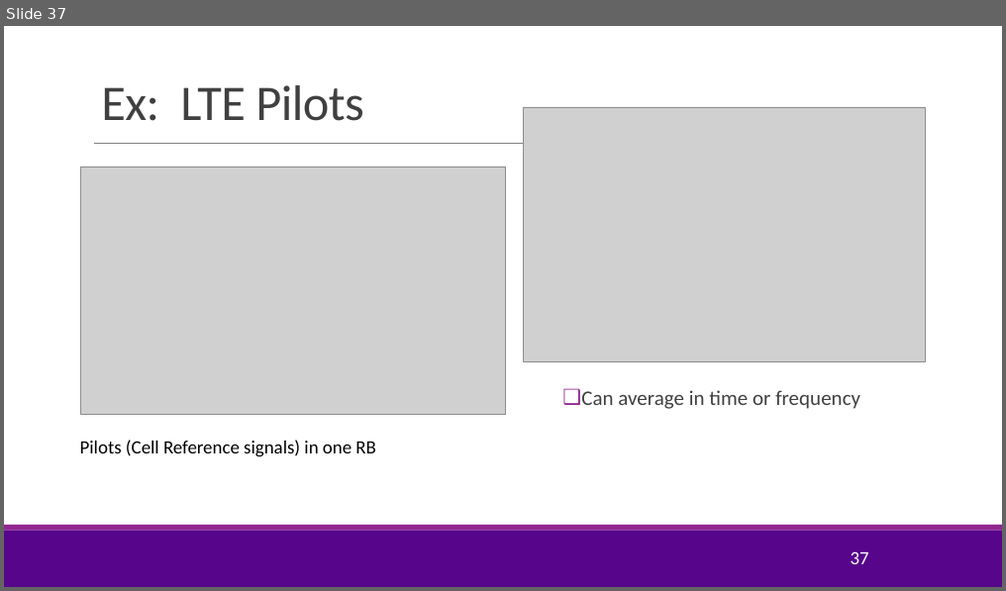
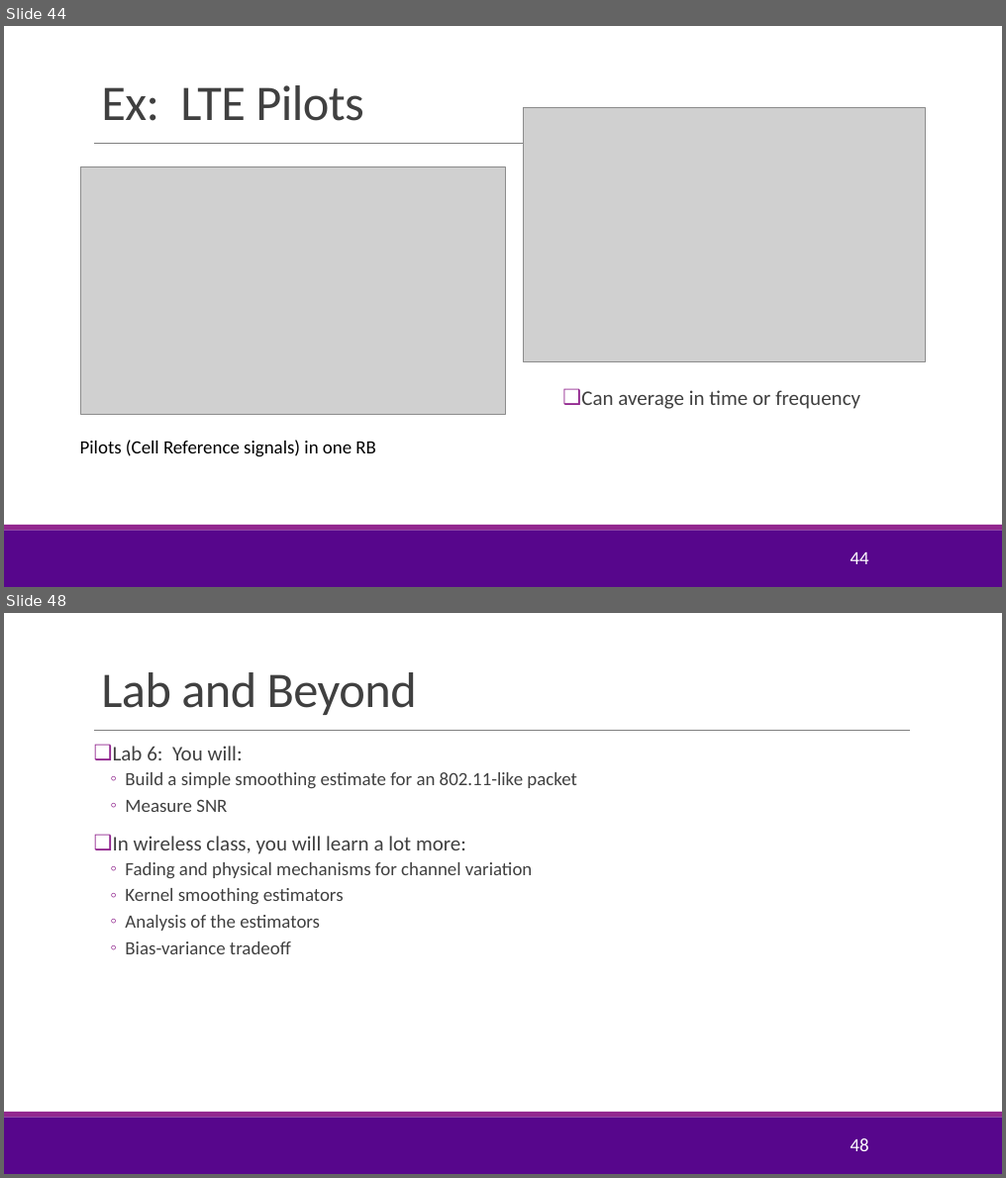
Before and after one commit to sdrangan/digitalcomm, a slide deck: Lectures/Unit08_Equalization.pptx. Shown one above the other, each under a label of ours: slide 37 before the commit, slides 44 and 48 after it; the slides between them are not shown. The pictures are 1006x591 and 1006x1178 pixels, drawn with LibreOffice and Linux fonts; fonts in the diff are those of the drawing; grey boxes stand for pictures; background and template pictures are left out. Boxes give left, top, right and bottom in pixels: in the first picture for what was removed or moved away, otherwise in the second. Text is boxed around its words. In the diff, an @@ line names an element or a change of style, - is before the commit and + after.

```diff
--- a/Lectures/Unit08_Equalization.pptx
+++ b/Lectures/Unit08_Equalization.pptx
@@ slide 48 added at <box>4,613,1002,1174</box>, background #FFFFFF; not listed: 3 template elements that a slide beside it also shows @@
@@ title added at <box>101,672,417,715</box>, 48 pt, text #404040 @@
+Lab and Beyond
@@ text added at <box>113,746,577,955</box>, 18 pt, text #404040 @@
+❑ Lab 6: You will:
+  ◦ Build a simple smoothing estimate for an 802.11-like packet
+  ◦ Measure SNR
+❑ In wireless class, you will learn a lot more:
+  ◦ Fading and physical mechanisms for channel variation
+  ◦ Kernel smoothing estimators
+  ◦ Analysis of the estimators
+  ◦ Bias-variance tradeoff
@@ page number added at <box>850,1139,869,1152</box>, 18 pt, text #FFFFFF @@
+48
@@ what was slide 37 is now slide 44 @@
@@ page number at <box>850,553,869,565</box>: text changed @@
-37
+44
```
Also in this commit, not shown: 10 slides changed, 14 other slides added, 5 slides removed, 5 other files.
